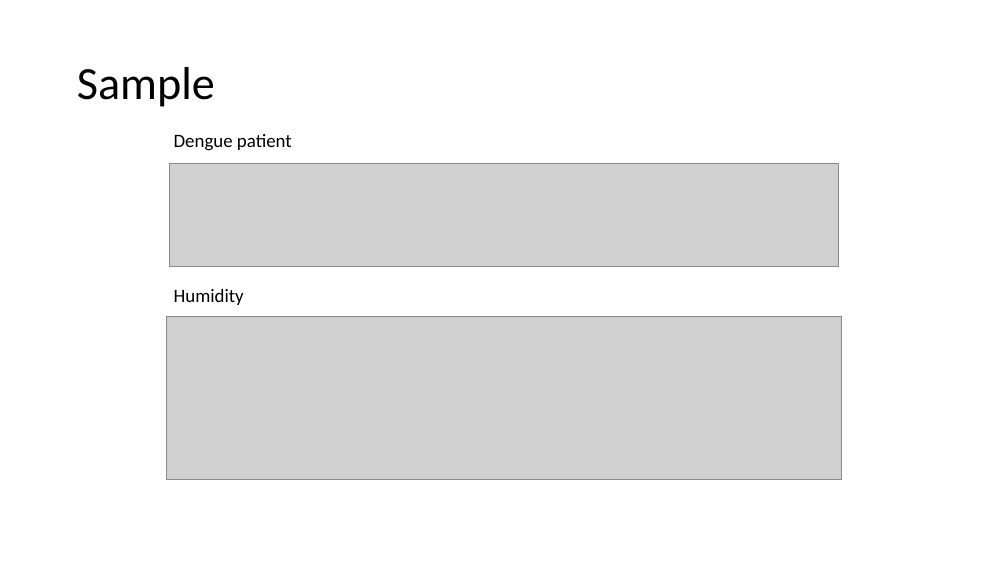
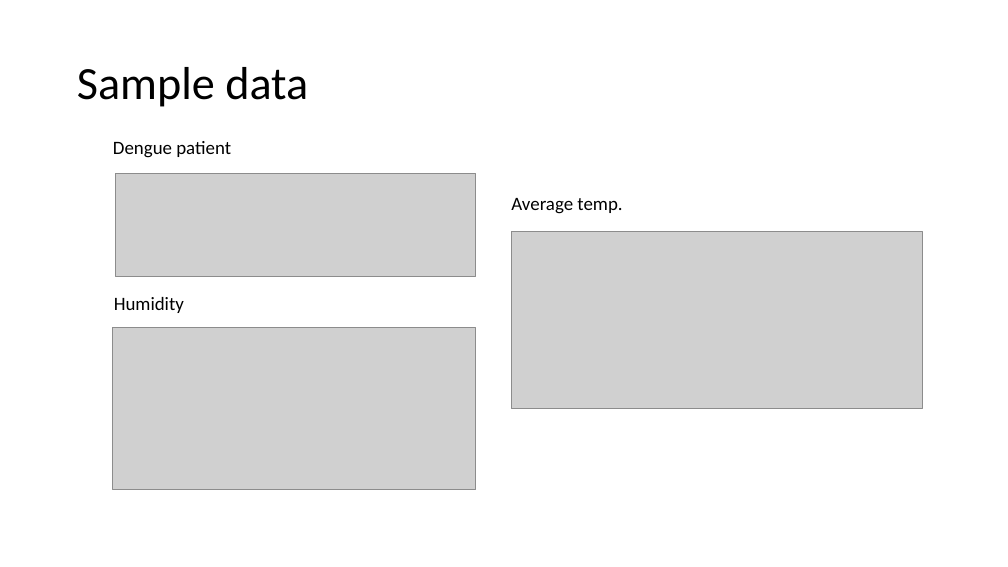
Before and after one commit to Phophism/python_project, a slide deck: slide 6 of Presentation.pptx. Drawn at 1008x567 pixels with LibreOffice and Linux fonts; fonts in the diff are those of the drawing; grey boxes stand for pictures. Boxes give left, top, right and bottom in pixels: in the first picture for what was removed or moved away, otherwise in the second. Text is boxed around its words. In the diff, an @@ line names an element or a change of style, - is before the commit and + after.

Commit message:
Adding infomation for presentation - overview - data prepration - model - visualization - conclusion

```diff
--- a/Presentation.pptx
+++ b/Presentation.pptx
@@ title at (x1=77, y1=67, x2=308, y2=107): text changed @@
-Sample
+Sample data
@@ text "Dengue patient" moved from (x1=174, y1=134, x2=292, y2=151) to (x1=113, y1=141, x2=231, y2=158) @@
@@ picture resized from (x1=169, y1=163, x2=839, y2=267) to (x1=116, y1=173, x2=476, y2=277) @@
@@ text added at (x1=511, y1=198, x2=622, y2=214), 18 pt, text #000000 @@
+Average temp.
@@ picture added at (x1=511, y1=231, x2=923, y2=408) @@
@@ text "Humidity" moved from (x1=174, y1=289, x2=244, y2=305) to (x1=114, y1=297, x2=184, y2=313) @@
@@ picture resized from (x1=166, y1=317, x2=842, y2=479) to (x1=113, y1=327, x2=476, y2=490) @@
```
Also in this commit, not shown: 10 other slides changed, 12 slides added, 6 slides removed.
